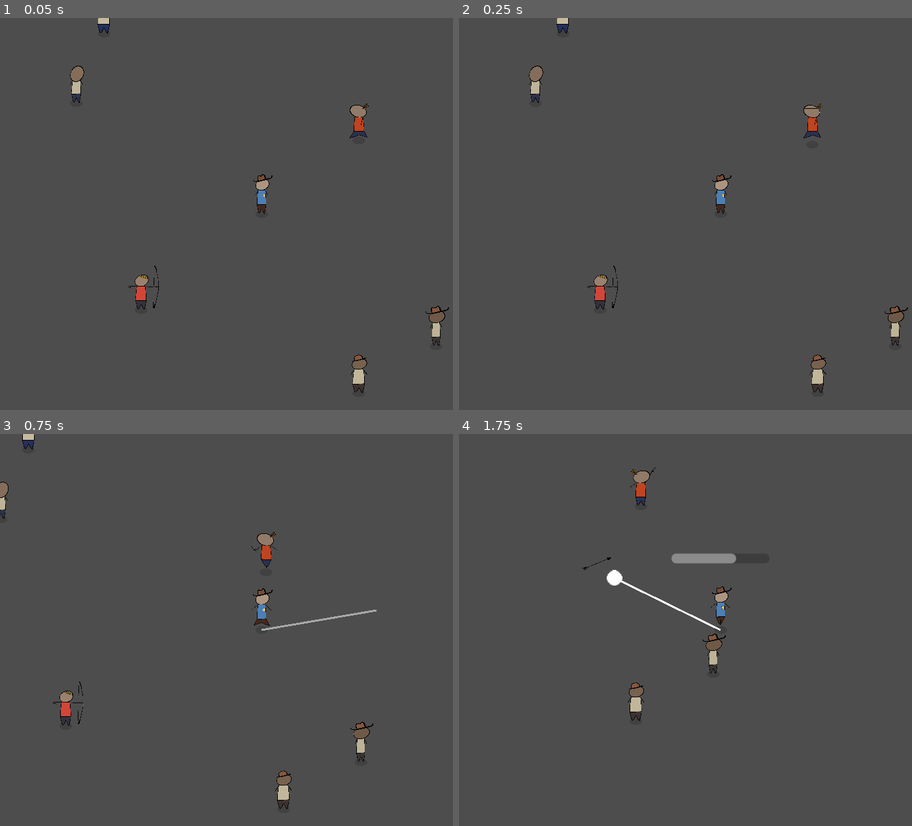
Above: before the commit, frames 1-4 (two rows, left to right).
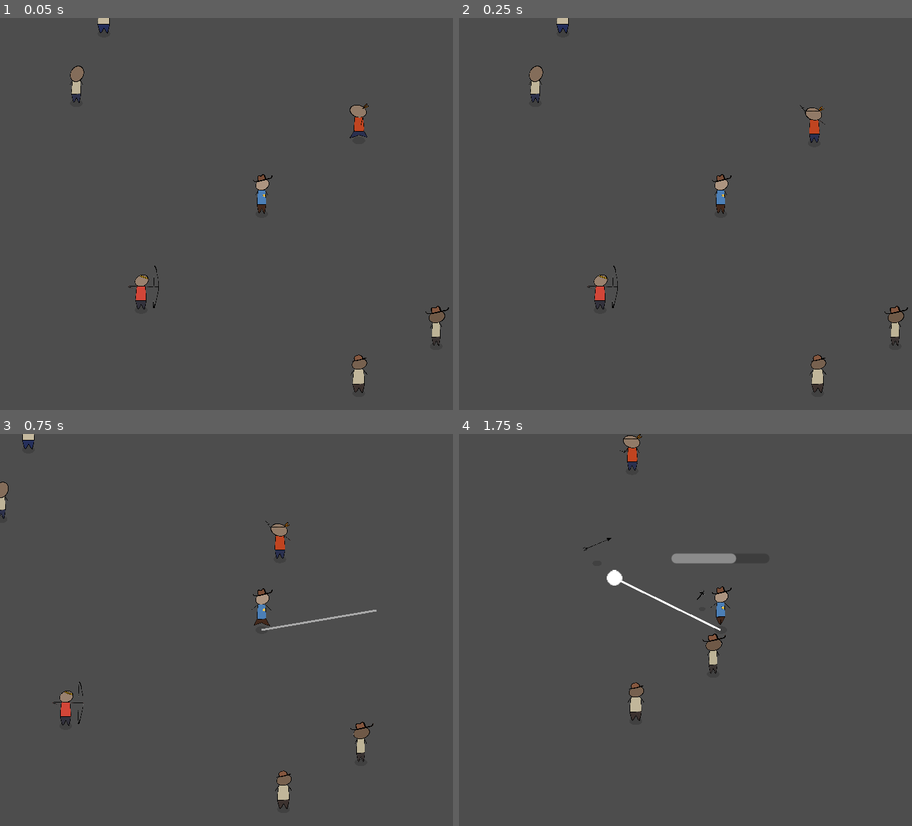
Above: after the commit, the same moments.

Repository: martindzejky/gmtk2025
Game: Godot game, scene res://main.tscn
The game is run twice, just before and just after one commit, with the same random seed, the same clock (stepped at 60 frames per second) and the same inputs.
Inputs (mouse positions are in pixels of both pictures, inside the frame that each line leads up to):
- Up to frame 1 (0.05 s): no input
- Up to frame 2 (0.25 s): no input
- Up to frame 3 (0.75 s): move the mouse to (375, 610) at 0.52 s; hold D (move_right) from 0.53 s (still down); tap Shift (dash) at 0.6 s
- Up to frame 4 (1.75 s): move the mouse to (617, 649) at 1.27 s; release D (move_right) at 1.28 s; hold S (move_down) from 1.28 s (still down); click (617, 649) at 1.35 s

Frame 1 is identical in both runs. In frame 2, 0.2% of the frame differs, in the area x 75-81%, y 21-32%; in frame 3, 0.4%; in frame 4, 0.5%, in the area x 27-55%, y 0-43%.

Commit message:
proper projectiles in air

Diff:
--- a/objects/arrow.tscn
+++ b/objects/arrow.tscn
@@ -1,18 +1,74 @@
-[gd_scene load_steps=3 format=3 uid="uid://dr57aya15ff0d"]
+[gd_scene load_steps=7 format=3 uid="uid://dr57aya15ff0d"]
 
 [ext_resource type="Script" uid="uid://bb8jo10py3qxv" path="res://scripts/projectile.gd" id="1_ledw7"]
 [ext_resource type="Texture2D" uid="uid://cutyewlewbcyg" path="res://sprites/arrow.png" id="2_3at4w"]
+[ext_resource type="PackedScene" uid="uid://b3xcbsdspbjfw" path="res://objects/shadow.tscn" id="2_vitwq"]
 
-[node name="arrow" type="Node2D"]
+[sub_resource type="Animation" id="Animation_vitwq"]
+length = 0.001
+tracks/0/type = "bezier"
+tracks/0/imported = false
+tracks/0/enabled = true
+tracks/0/path = NodePath("rotation:position:y")
+tracks/0/interp = 1
+tracks/0/loop_wrap = true
+tracks/0/keys = {
+"handle_modes": PackedInt32Array(0),
+"points": PackedFloat32Array(-20, -0.25, 0, 0.25, 0),
+"times": PackedFloat32Array(0)
+}
+
+[sub_resource type="Animation" id="Animation_3at4w"]
+resource_name = "flying"
+length = 2.0
+tracks/0/type = "bezier"
+tracks/0/imported = false
+tracks/0/enabled = true
+tracks/0/path = NodePath("rotation:position:y")
+tracks/0/interp = 1
+tracks/0/loop_wrap = true
+tracks/0/keys = {
+"handle_modes": PackedInt32Array(1, 0),
+"points": PackedFloat32Array(-20, 0, 0, 0, 0, 0, 0, -24.8148, 0.25, 0),
+"times": PackedFloat32Array(0, 2)
+}
+tracks/1/type = "method"
+tracks/1/imported = false
+tracks/1/enabled = true
+tracks/1/path = NodePath(".")
+tracks/1/interp = 1
+tracks/1/loop_wrap = true
+tracks/1/keys = {
+"times": PackedFloat32Array(2),
+"transitions": PackedFloat32Array(1),
+"values": [{
+"args": [],
+"method": &"queue_free"
+}]
+}
+
+[sub_resource type="AnimationLibrary" id="AnimationLibrary_vitwq"]
+_data = {
+&"RESET": SubResource("Animation_vitwq"),
+&"flying": SubResource("Animation_3at4w")
+}
+
+[node name="arrow" type="Node2D" node_paths=PackedStringArray("set_target_rotation_to")]
 script = ExtResource("1_ledw7")
+set_target_rotation_to = NodePath("rotation")
 
-[node name="sprite" type="Sprite2D" parent="."]
+[node name="shadow" parent="." instance=ExtResource("2_vitwq")]
+scale = Vector2(0.00927429, 0.00564736)
+
+[node name="rotation" type="Node2D" parent="."]
+position = Vector2(0, -20)
+
+[node name="sprite" type="Sprite2D" parent="rotation"]
 scale = Vector2(0.056, 0.056)
 texture = ExtResource("2_3at4w")
 
-[node name="delete_timer" type="Timer" parent="."]
-wait_time = 2.0
-one_shot = true
-autostart = true
-
-[connection signal="timeout" from="delete_timer" to="." method="queue_free"]
+[node name="animation" type="AnimationPlayer" parent="."]
+libraries = {
+&"": SubResource("AnimationLibrary_vitwq")
+}
+autoplay = "flying"
--- a/objects/throwing_knife.tscn
+++ b/objects/throwing_knife.tscn
@@ -1,7 +1,8 @@
-[gd_scene load_steps=6 format=3 uid="uid://cfm04ntunurdu"]
+[gd_scene load_steps=7 format=3 uid="uid://cfm04ntunurdu"]
 
 [ext_resource type="Script" uid="uid://bb8jo10py3qxv" path="res://scripts/projectile.gd" id="1_dgol7"]
 [ext_resource type="Texture2D" uid="uid://w42mx33bn3l6" path="res://sprites/knife.png" id="2_dgol7"]
+[ext_resource type="PackedScene" uid="uid://b3xcbsdspbjfw" path="res://objects/shadow.tscn" id="3_3f73b"]
 
 [sub_resource type="Animation" id="Animation_3f73b"]
 length = 0.001
@@ -17,11 +18,32 @@
 "update": 0,
 "values": [0.0]
 }
+tracks/1/type = "value"
+tracks/1/imported = false
+tracks/1/enabled = true
+tracks/1/path = NodePath("rotation:position")
+tracks/1/interp = 1
+tracks/1/loop_wrap = true
+tracks/1/keys = {
+"times": PackedFloat32Array(0),
+"transitions": PackedFloat32Array(1),
+"update": 0,
+"values": [Vector2(0, -20)]
+}
+tracks/2/type = "bezier"
+tracks/2/imported = false
+tracks/2/enabled = true
+tracks/2/path = NodePath("rotation:position:y")
+tracks/2/interp = 1
+tracks/2/loop_wrap = true
+tracks/2/keys = {
+"handle_modes": PackedInt32Array(0),
+"points": PackedFloat32Array(-20, -0.25, 0, 0.25, 0),
+"times": PackedFloat32Array(0)
+}
 
 [sub_resource type="Animation" id="Animation_dgol7"]
 resource_name = "rotating"
-length = 0.6
-loop_mode = 1
 tracks/0/type = "value"
 tracks/0/imported = false
 tracks/0/enabled = true
@@ -29,10 +51,35 @@
 tracks/0/interp = 1
 tracks/0/loop_wrap = true
 tracks/0/keys = {
-"times": PackedFloat32Array(0, 0.6),
+"times": PackedFloat32Array(0, 1),
 "transitions": PackedFloat32Array(1, 1),
 "update": 0,
-"values": [0.0, 6.28319]
+"values": [0.0, 13.9626]
+}
+tracks/1/type = "bezier"
+tracks/1/imported = false
+tracks/1/enabled = true
+tracks/1/path = NodePath("rotation:position:y")
+tracks/1/interp = 1
+tracks/1/loop_wrap = true
+tracks/1/keys = {
+"handle_modes": PackedInt32Array(1, 0),
+"points": PackedFloat32Array(-20, 0, 0, 0, 0, 0, -0.00377363, -23.5528, 0.25, 0),
+"times": PackedFloat32Array(0, 1)
+}
+tracks/2/type = "method"
+tracks/2/imported = false
+tracks/2/enabled = true
+tracks/2/path = NodePath(".")
+tracks/2/interp = 1
+tracks/2/loop_wrap = true
+tracks/2/keys = {
+"times": PackedFloat32Array(1),
+"transitions": PackedFloat32Array(1),
+"values": [{
+"args": [],
+"method": &"queue_free"
+}]
 }
 
 [sub_resource type="AnimationLibrary" id="AnimationLibrary_3f73b"]
@@ -44,21 +91,19 @@
 [node name="arrow" type="Node2D"]
 script = ExtResource("1_dgol7")
 
+[node name="shadow" parent="." instance=ExtResource("3_3f73b")]
+scale = Vector2(0.00671918, 0.00409149)
+
 [node name="rotation" type="Node2D" parent="."]
+position = Vector2(0, -20)
 
 [node name="sprite" type="Sprite2D" parent="rotation"]
 position = Vector2(0, -2.58188)
 scale = Vector2(0.101021, 0.101021)
 texture = ExtResource("2_dgol7")
 
-[node name="delete_timer" type="Timer" parent="."]
-one_shot = true
-autostart = true
-
 [node name="animation" type="AnimationPlayer" parent="."]
 libraries = {
 &"": SubResource("AnimationLibrary_3f73b")
 }
 autoplay = "rotating"
-
-[connection signal="timeout" from="delete_timer" to="." method="queue_free"]
--- a/objects/throwing_knife_enemy.tscn
+++ b/objects/throwing_knife_enemy.tscn
@@ -6,6 +6,8 @@
 [node name="throwing_knife_enemy" instance=ExtResource("1_rr8aq")]
 move_speed = 35.0
 can_attack_melee = true
+min_ranged_attack_distance = 80.0
+max_ranged_attack_distance = 120.0
 projectile_object = ExtResource("2_kp6sq")
 ranged_weapons = Array[PackedScene]([])
 ranged_weapon_attack_animation = "melee"
--- a/scripts/enemy.gd
+++ b/scripts/enemy.gd
@@ -329,4 +329,4 @@
   get_parent().add_child(projectile)
 
   projectile.global_position = global_position
-  projectile.global_rotation = global_position.angle_to_point(attack_target.global_position)
+  projectile.target_rotation = global_position.angle_to_point(attack_target.global_position)
--- a/scripts/projectile.gd
+++ b/scripts/projectile.gd
@@ -2,6 +2,11 @@
 class_name Projectile
 
 @export var move_speed := 220.0
+@export var target_rotation := 0.0
+@export var set_target_rotation_to: Node2D
 
 func _process(delta):
-  position += Vector2.RIGHT.rotated(rotation) * move_speed * delta
+  position += Vector2.RIGHT.rotated(target_rotation) * move_speed * delta
+
+  if set_target_rotation_to:
+    set_target_rotation_to.rotation = target_rotation
